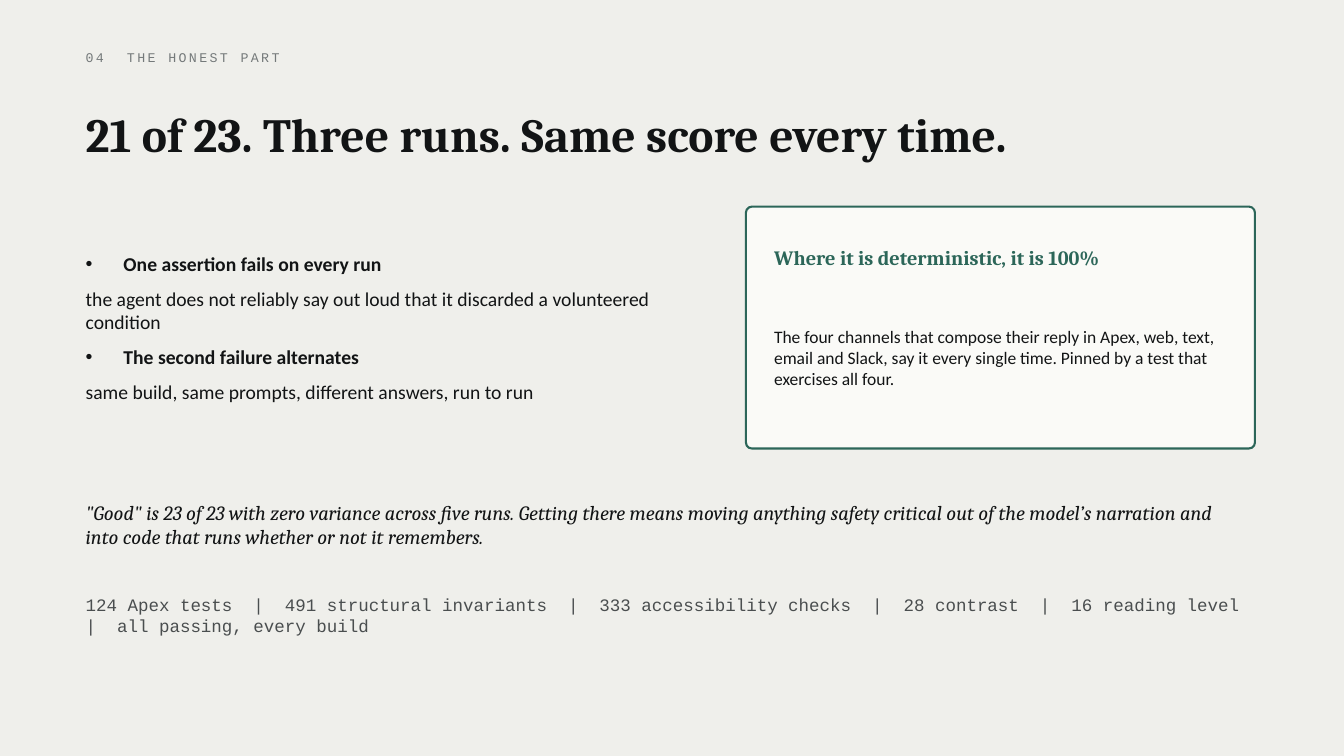
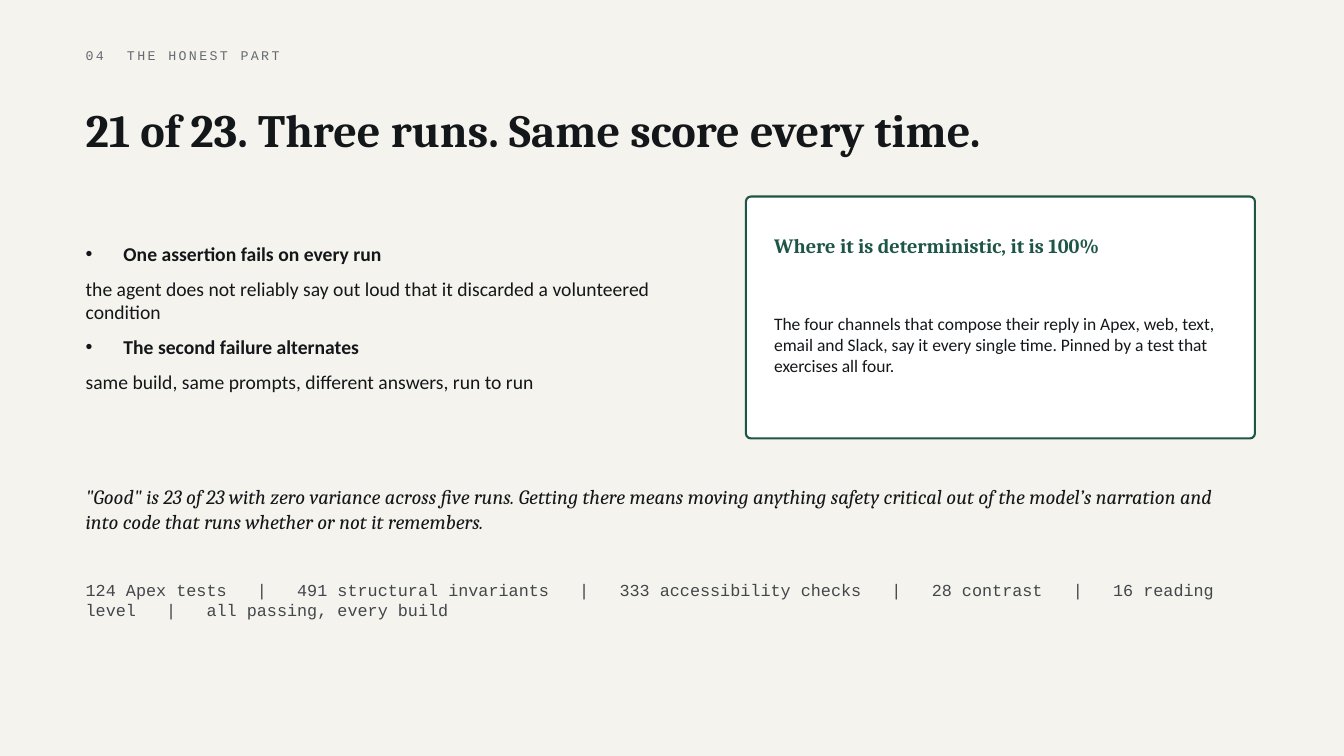
Before and after one commit to parthsevak2/curb-cut, a slide deck: slide 20 of submission/Curb-Cut.pptx (slide 17 before the commit). Drawn at 1344x756 pixels with LibreOffice and Linux fonts; fonts in the diff are those of the drawing. Boxes give left, top, right and bottom in pixels: in the first picture for what was removed or moved away, otherwise in the second. Text is boxed around its words. In the diff, an @@ line names an element or a change of style, - is before the commit and + after.

```diff
--- a/submission/Curb-Cut.pptx
+++ b/submission/Curb-Cut.pptx
@@ background #EFEFEB to #F5F3ED @@
@@ text "04 THE HONEST PART" at [86,51,280,60]: text colour #74797A to #656B71 @@
@@ text "21 of 23. Three runs. ..." at [86,114,981,157]: size 34 to 33 pt, text colour #121415 to #14171A @@
@@ text "One assertion fails on every ...": place and size @@
-text "One assertion fails on every ..." at [86,257,650,402]
+text "One assertion fails on every ..." at [86,247,650,392]
@@ rounded rectangle: place and size @@
-rounded rectangle at [746,207,1255,449]
+rounded rectangle at [746,197,1255,439]
@@ rounded rectangle at [746,197,1255,439]: fill #FAFAF7 to #FFFFFF; outline #2C6659 1.5 pt to #1F5546 1.5 pt; proportions changed @@
@@ text "Where it is deterministic, it ...": place and size @@
-text "Where it is deterministic, it ..." at [774,251,1099,268]
+text "Where it is deterministic, it ..." at [774,239,1099,256]
@@ text "Where it is deterministic, it ..." at [774,239,1099,256]: text colour #2C6659 to #1F5546 @@
@@ 3 texts: place and size @@
-3 texts at [86,331,1239,615]
+3 texts at [86,318,1214,600]
@@ text colour #121415 to #14171A in 3 elements at [774,318,1214,372], [86,247,650,392], [86,490,1212,529] @@
@@ text "124 Apex tests | 491 ..." at [86,584,1214,600]: size 12.5 to 12 pt, text colour #4A4E4F to #42474C @@
```
Also in this commit, not shown: 18 other slides changed, 3 slides added, 1 other file.
